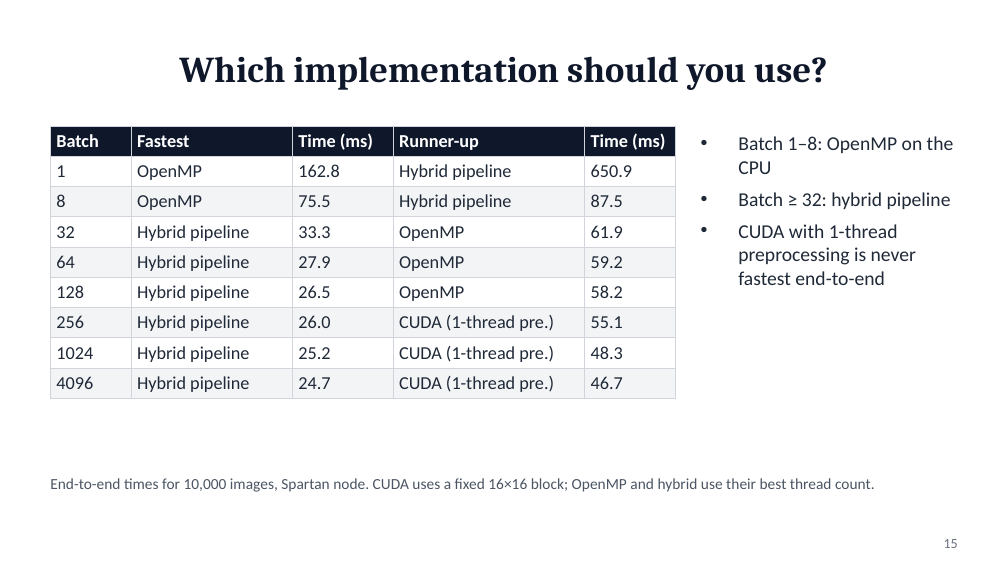
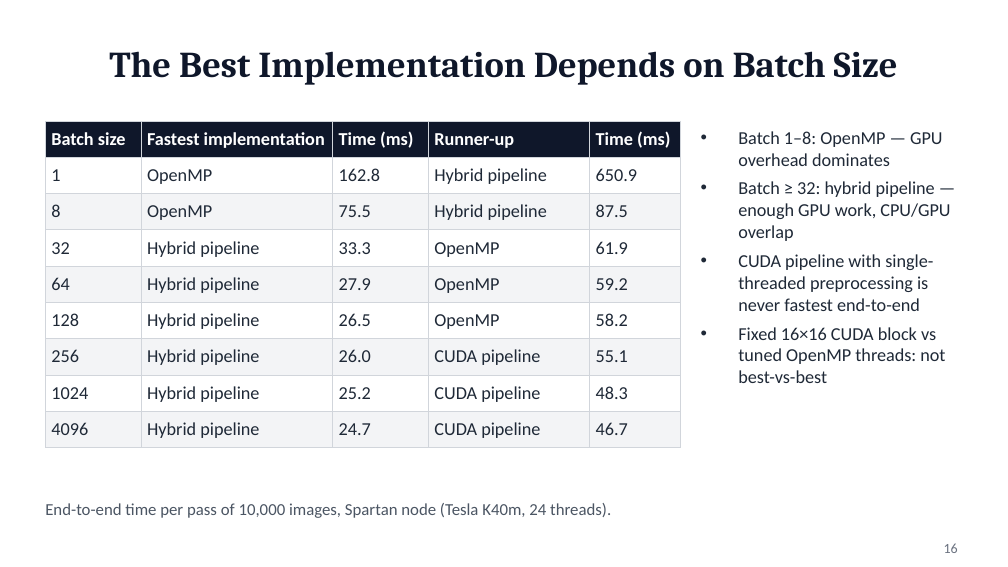
Before and after one commit to SUNNIHITHreddy-INDURU/cs259-hybrid-cpu-gpu-deep-learning, a slide deck: slide 16 of presentation/CS259_Hybrid_CPU_GPU_Induru.pptx (slide 15 before the commit). Drawn at 1008x567 pixels with LibreOffice and Linux fonts; fonts in the diff are those of the drawing. Boxes give left, top, right and bottom in pixels: in the first picture for what was removed or moved away, otherwise in the second. Text is boxed around its words. In the diff, an @@ line names an element or a change of style, - is before the commit and + after.

```diff
--- a/presentation/CS259_Hybrid_CPU_GPU_Induru.pptx
+++ b/presentation/CS259_Hybrid_CPU_GPU_Induru.pptx
@@ title added at bbox=[109, 51, 898, 85], 26 pt, text #0F172A, bold @@
+The Best Implementation Depends on Batch Size
@@ title removed at bbox=[179, 56, 827, 90] @@
-Which implementation should you use?
@@ table at bbox=[45, 121, 680, 442] @@
-row 1, column 1: Batch
+row 1, column 1: Batch size
-row 1, column 2: Fastest
+row 1, column 2: Fastest implementation
-row 7, column 4: CUDA (1-thread pre.)
+row 7, column 4: CUDA pipeline
-row 8, column 4: CUDA (1-thread pre.)
+row 8, column 4: CUDA pipeline
-row 9, column 4: CUDA (1-thread pre.)
+row 9, column 4: CUDA pipeline
@@ table: place and size @@
-table at bbox=[50, 126, 675, 396]
+table at bbox=[45, 121, 680, 442]
@@ text at bbox=[738, 131, 950, 383]: text changed; size 14 to 13 pt @@
-• Batch 1–8: OpenMP on the CPU
-• Batch ≥ 32: hybrid pipeline
-• CUDA with 1-thread preprocessing is never fastest end-to-end
+• Batch 1–8: OpenMP — GPU overhead dominates
+• Batch ≥ 32: hybrid pipeline — enough GPU work, CPU/GPU overlap
+• CUDA pipeline with single-threaded preprocessing is never fastest end-to-end
+• Fixed 16×16 CUDA block vs tuned OpenMP threads: not best-vs-best
@@ text at bbox=[45, 503, 611, 518]: text changed; size 11 to 12 pt @@
-End-to-end times for 10,000 images, Spartan node. CUDA uses a fixed 16×16 block; OpenMP and hybrid use their best thread count.
+End-to-end time per pass of 10,000 images, Spartan node (Tesla K40m, 24 threads).
@@ text "End-to-end time per pass of ..." at bbox=[45, 503, 611, 518]: vertical alignment middle to top @@
@@ page number removed at bbox=[944, 539, 958, 548] @@
-15
@@ page number added at bbox=[944, 543, 958, 553], 10 pt, text #6B7280 @@
+16
```
Also in this commit, not shown: 13 other slides changed, 14 slides added, 8 slides removed, 11 other files.
